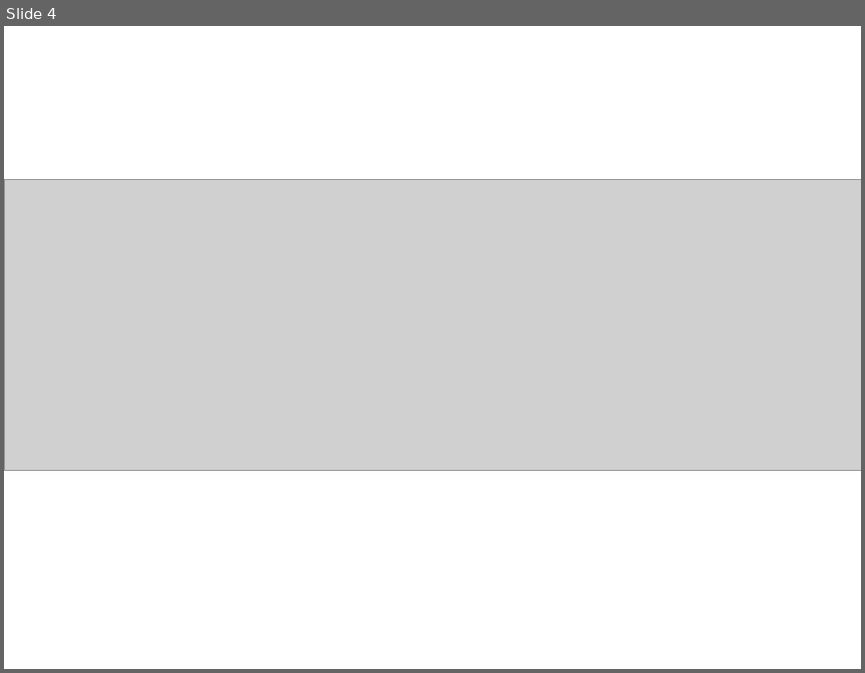
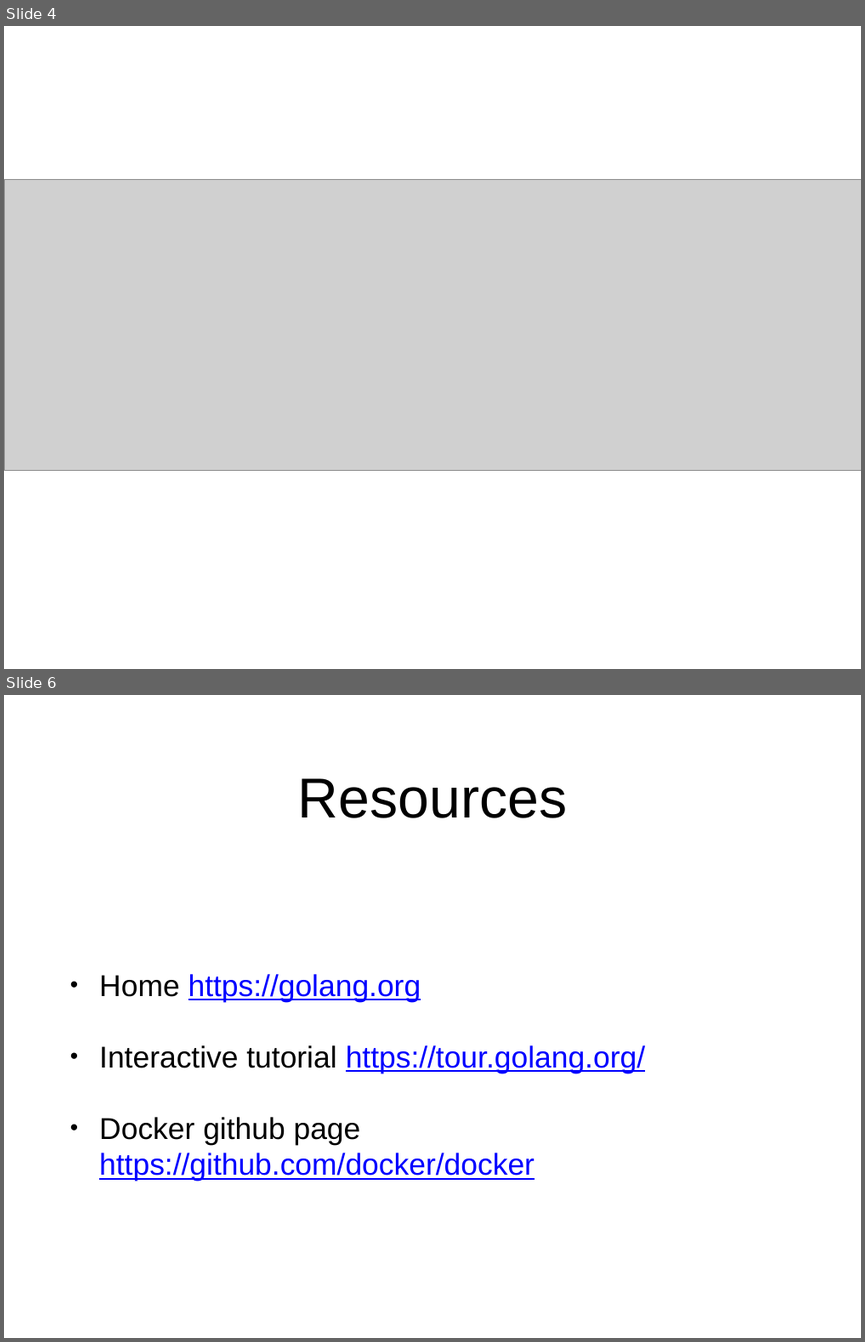
Before and after one commit to njenan/gdg-go-presentation, a slide deck: Gdg-Go-Presentaiton.pptx. Shown one above the other, each under a label of ours: slide 4 before the commit, slides 4 and 6 after it; the slides between them are not shown. The pictures are 865x673 and 865x1342 pixels, drawn with LibreOffice and Linux fonts; fonts in the diff are those of the drawing; grey boxes stand for pictures. Boxes give left, top, right and bottom in pixels: in the first picture for what was removed or moved away, otherwise in the second. Text is boxed around its words. In the diff, an @@ line names an element or a change of style, - is before the commit and + after.

Commit message:
Updating presentation with resources slide

```diff
--- a/Gdg-Go-Presentaiton.pptx
+++ b/Gdg-Go-Presentaiton.pptx
@@ slide 6 added at [4, 695, 861, 1338], background #FFFFFF @@
@@ title added at [298, 778, 567, 818], 67.2 pt, text #000000 @@
+Resources
@@ text added at [99, 974, 645, 1181], 36 pt, text #0000FF, underline @@
+• Home https://golang.org
+• Interactive tutorial https://tour.golang.org/
+• Docker github page https://github.com/docker/docker
```
Also in this commit, not shown: 4 slides changed.
